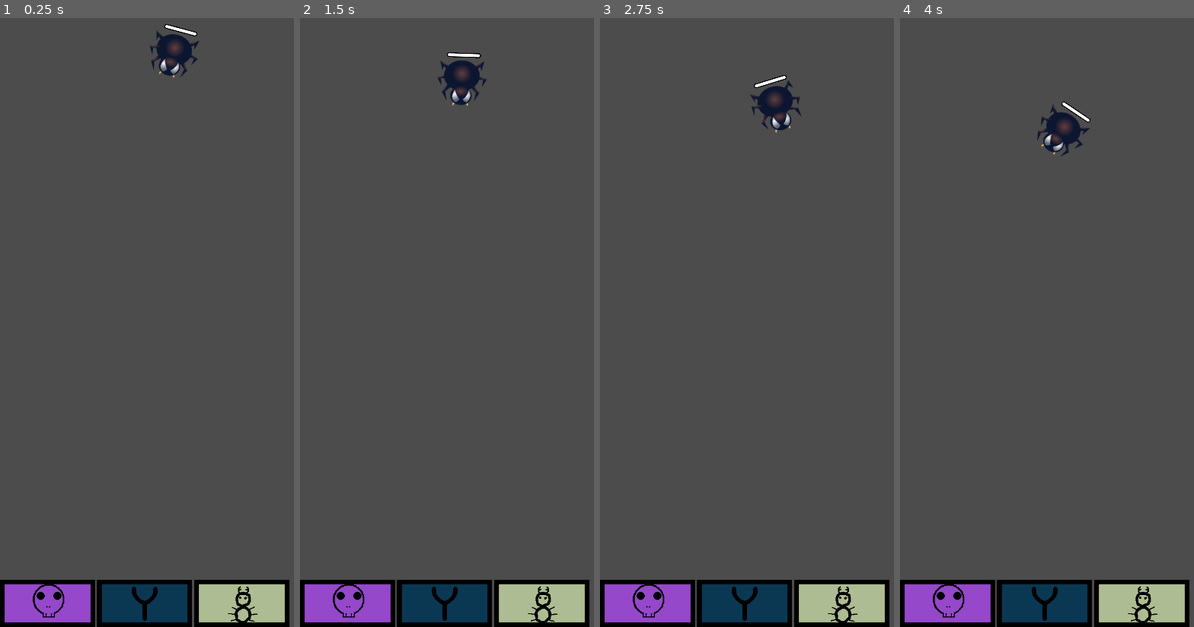
Above: before the commit, frames 1-4 (left to right).
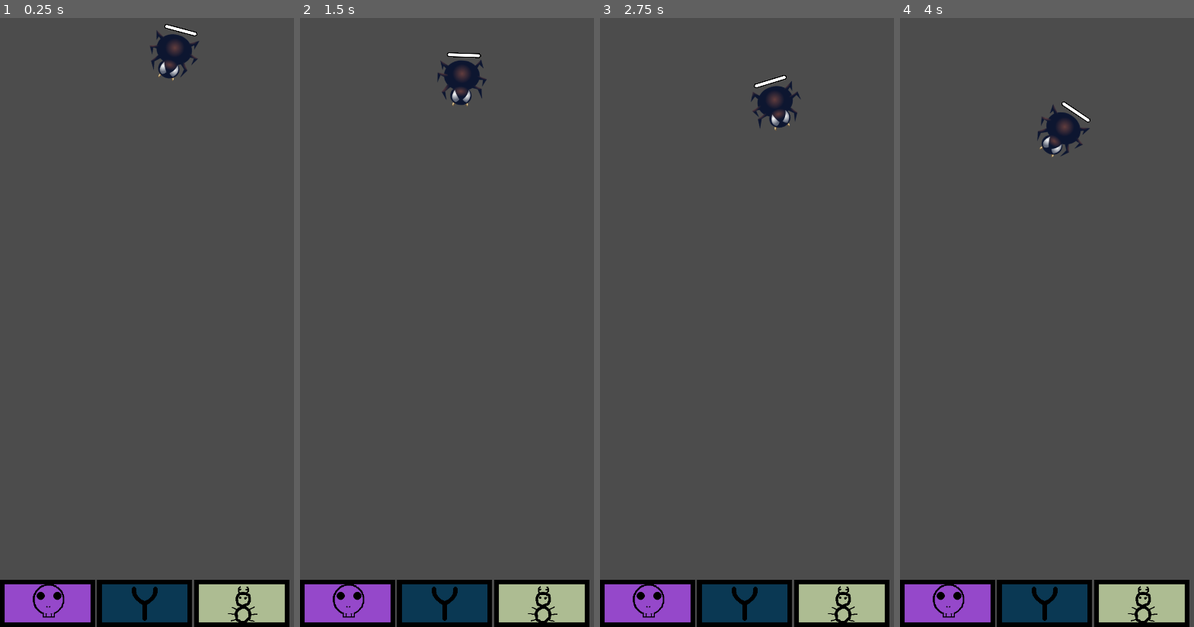
Above: after the commit, the same moments.

Repository: algch/Pest-Control
Game: Godot game, scene res://game_modes/Waves.tscn
Two runs of this game, one before a commit and one after it. Both use one fixed random seed, a clock stepped at 60 frames per second and the inputs below.
Inputs (mouse positions are in pixels of both pictures, inside the frame that each line leads up to):
- Up to frame 1 (0.25 s): no input
- Up to frame 2 (1.5 s): click (347, 602) at 0.5 s; click (444, 602) at 1.25 s
- Up to frame 3 (2.75 s): click (841, 602) at 2 s
- Up to frame 4 (4 s): click (947, 602) at 2.75 s; click (1044, 602) at 3.5 s

The runs differ from the first frame. In frame 1, 0.2% of the frame differs, in the area x 52-62%, y 4-11%; in frame 2, less than 0.1%; in frame 3, 0.3%, in the area x 51-69%, y 10-19%; in frame 4, 0.2%.

Commit message:
added ant and spider checks for enemies near

Diff:
--- /dev/null
+++ b/dragable_items/ant/Ant.gd
@@ -0,0 +1,88 @@
+extends KinematicBody2D
+
+enum STATE {
+	ADVANCE,
+	ATTACK,
+	KNOCKBACK,
+	STAGGER,
+}
+
+func init(pos):
+	self.position = pos
+
+var direction = Vector2.UP
+var speed = 50.0
+var knockback_speed = 600.0
+var knockback_time = 0.1
+var stagger_time = 0.3
+var kb_timer = Timer.new()
+var kb_dir = Vector2()
+var max_health = 3.0
+var health = self.max_health setget set_health
+var current_state = STATE.ADVANCE setget set_current_state
+
+func set_health(new_health):
+	if new_health <= 0:
+		queue_free()
+
+	health = new_health
+
+
+func set_current_state(new_state):
+	if current_state == new_state:
+		return
+
+	match new_state:
+		STATE.ADVANCE:
+			$AnimatedSprite.play()
+		STATE.KNOCKBACK:
+			self.kb_timer.set_wait_time(knockback_time)
+			self.kb_timer.start()
+			$AnimatedSprite.stop()
+		STATE.STAGGER:
+			self.kb_timer.set_wait_time(stagger_time)
+			self.kb_timer.start()
+			$AnimatedSprite.stop()
+
+	current_state = new_state
+
+func _on_kb_timer_timeout():
+	self.kb_timer.stop()
+
+	match current_state:
+		STATE.KNOCKBACK:
+			self.current_state = STATE.STAGGER
+		STATE.STAGGER:
+			self.current_state = STATE.ADVANCE
+
+func _ready():
+	self.kb_timer.connect("timeout", self, "_on_kb_timer_timeout")
+	add_child(kb_timer)
+
+func _physics_process(delta):
+	match current_state:
+		STATE.ADVANCE:
+			do_advance(delta)
+		STATE.KNOCKBACK:
+			do_knockback()
+		STATE.STAGGER:
+			pass
+
+func do_advance(delta):
+	self.rotation = self.direction.angle()
+	var motion = direction * speed * delta
+	var collision = move_and_collide(motion)
+
+func do_knockback():
+	var motion = self.kb_dir * self.knockback_speed
+	move_and_slide(motion)
+
+func handle_projectile_collision(projectile, collision):
+	self.kb_dir = projectile.direction.bounce(collision.normal)
+	self.current_state = STATE.KNOCKBACK
+	self.health -= 1
+	$TextureProgress.value = (self.health / self.max_health) * $TextureProgress.max_value
+	projectile.queue_free()
+
+func handle_spider_attack(spider):
+	print("spider attacked")
--- a/dragable_items/ant/Ant.tscn
+++ b/dragable_items/ant/Ant.tscn
@@ -16,6 +16,7 @@
 [ext_resource path="res://enemies/spider/animations/walk/Spider_Walking0013.png" type="Texture" id=14]
 [ext_resource path="res://enemies/spider/animations/walk/Spider_Walking0003.png" type="Texture" id=15]
 [ext_resource path="res://enemies/spider/animations/walk/Spider_Walking0014.png" type="Texture" id=16]
+[ext_resource path="res://dragable_items/ant/Ant.gd" type="Script" id=17]
 
 [sub_resource type="SpriteFrames" id=1]
 animations = [ {
@@ -29,12 +30,15 @@
 radius = 56.0
 
 [node name="Ant" type="KinematicBody2D"]
+collision_layer = 3
+collision_mask = 3
+script = ExtResource( 17 )
 
 [node name="AnimatedSprite" type="AnimatedSprite" parent="."]
 rotation = -1.5708
 frames = SubResource( 1 )
 animation = "walk"
-frame = 8
+frame = 5
 playing = true
 
 [node name="CollisionShape2D" type="CollisionShape2D" parent="."]
--- a/enemies/spider/Spider.gd
+++ b/enemies/spider/Spider.gd
@@ -1 +1,7 @@
 extends "res://enemies/Enemy.gd"
+
+func _on_ObjectiveCheckTimer_timeout():
+    var collider = $ObjectiveChecker.get_collider()
+    print("collider found ", collider)
+    if collider and collider.has_method("handle_spider_attack"):
+        collider.handle_spider_attack(self)
--- a/enemies/spider/Spider.tscn
+++ b/enemies/spider/Spider.tscn
@@ -40,7 +40,7 @@
 rotation = -1.5708
 frames = SubResource( 1 )
 animation = "walk"
-frame = 10
+frame = 13
 playing = true
 
 [node name="CollisionShape2D" type="CollisionShape2D" parent="."]
@@ -57,3 +57,13 @@
 __meta__ = {
 "_edit_use_anchors_": false
 }
+
+[node name="ObjectiveChecker" type="RayCast2D" parent="."]
+enabled = true
+cast_to = Vector2( 200, 0 )
+collision_mask = 2
+
+[node name="ObjectiveCheckTimer" type="Timer" parent="."]
+wait_time = 0.5
+autostart = true
+[connection signal="timeout" from="ObjectiveCheckTimer" to="." method="_on_ObjectiveCheckTimer_timeout"]
--- a/game_modes/Waves.gd
+++ b/game_modes/Waves.gd
@@ -3,6 +3,7 @@
 
 var slingshot_class = preload("res://dragable_items/slingshot/Slingshot.tscn")
 var poison_class = preload("res://dragable_items/poison/Poison.tscn")
+var ant_class = preload("res://dragable_items/ant/Ant.tscn")
 
 func _on_Gui_item_draged(item_name: String, pos: Vector2):
 	if not is_in_dragable_area(pos):
@@ -17,6 +18,10 @@
 			var poison = poison_class.instance()
 			poison.init(pos)
 			$DraggableItems.spawn_item(poison)
+		"ant":
+			var ant = ant_class.instance()
+			ant.init(pos)
+			$DraggableItems.spawn_item(ant)
 
 func is_in_dragable_area(pos: Vector2):
 	var inside_x = pos.x >= $DragableAreaTL.position.x and pos.x < $DragableAreaBR.position.x
Not shown: 1 places in dragable_items/ant/Ant.tscn that only renumber resources
